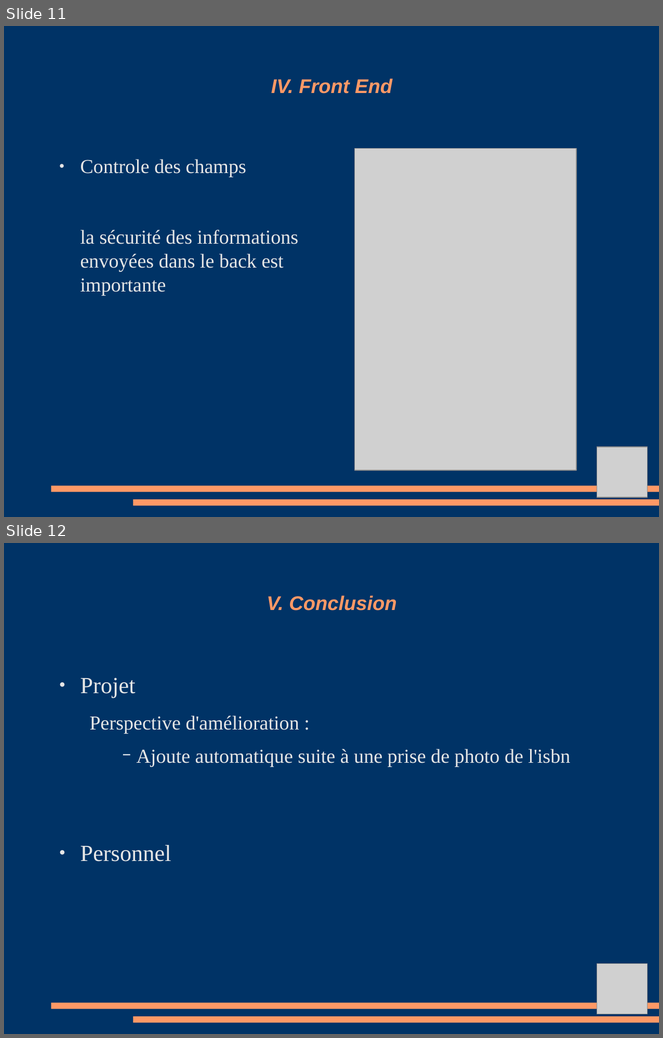
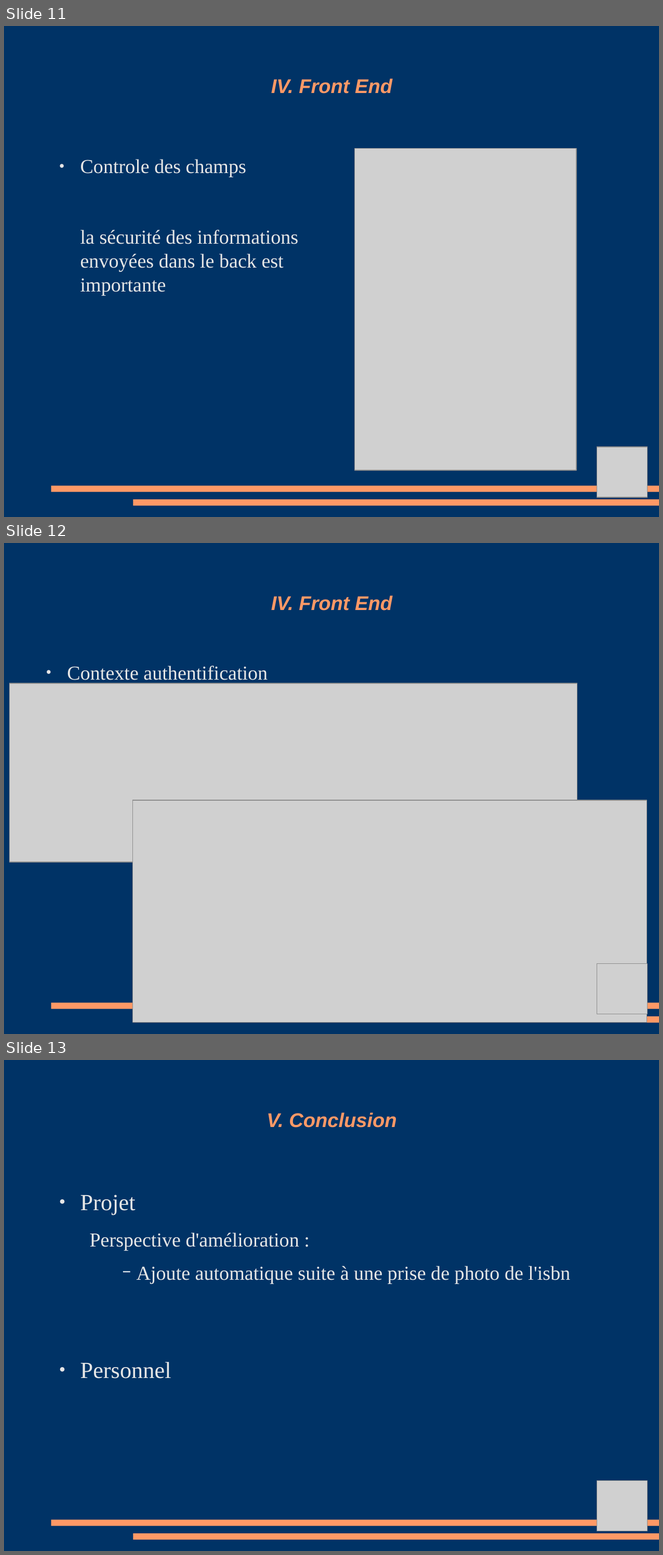
Before and after one commit to Amoun82/Librairy, a slide deck: Debut projet diplome/Projet Diapo.odp. Shown one above the other, each under a label of ours: slides 11 and 12 before the commit, slides 11, 12 and 13 after it. The pictures are 663x1038 and 663x1555 pixels, drawn with LibreOffice and Linux fonts; fonts in the diff are those of the drawing; grey boxes stand for pictures. Boxes give left, top, right and bottom in pixels: in the first picture for what was removed or moved away, otherwise in the second. Text is boxed around its words. In the diff, an @@ line names an element or a change of style, - is before the commit and + after.

Commit message:
projet

```diff
--- a/Debut projet diplome/Projet Diapo.odp
+++ b/Debut projet diplome/Projet Diapo.odp
@@ slide 12 added at [4,543,659,1034], background #003366; not listed: 2 template elements that a slide beside it also shows @@
@@ title added at [271,596,392,611], 24 pt, text #FF9966, bold, italic @@
+IV. Front End
@@ text added at [67,666,268,683], 24 pt, text #E6E6E6 @@
+● Contexte authentification
@@ picture added at [9,683,577,862] @@
@@ picture added at [133,800,648,1023] @@
@@ picture added at [597,965,648,1015] @@
@@ what was slide 12 is now slide 13 @@
```
